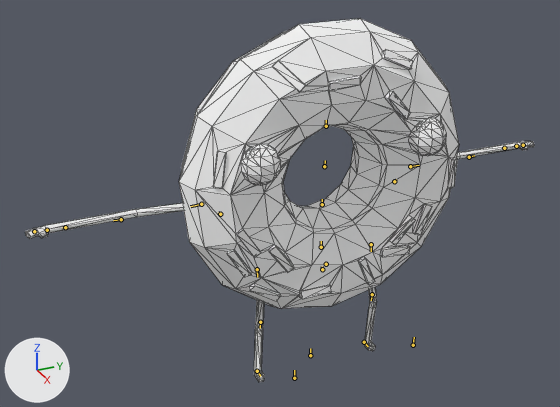
What one commit did to the glTF model public/Donut.glb.
Camera for both pictures: a camera (50 mm lens) standing at (10.01, -5.28, 8.32) and looking at (-0.4, -0.6, 3.12). Lighting does not change. The marker at lower left points along +X, +Y and +Z. The bones that bend it are drawn over the model as lines. Mesh edges are drawn as thin lines.

In view in the first picture: 'Donut'.
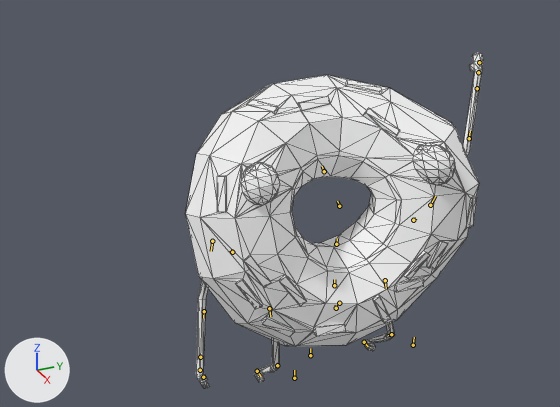
The newer file adds an action. The first version stands in its rest pose; the second is drawn at frame 13 of the action 'DONUT_Defeat_2'.

What the commit changed:
Bone 'Body' (bone_body) moves from (0.0, 0.0, 0.0) to (0.0, -0.065, 0.072).
Bone 'Abdomen' (bone_abdomen) turns from (0, 0, 0) to (3, 0, 0) degrees about its own x, y and z.
Bone 'Torso' (bone_torso) turns from (0, 0, 0) to (-2, -3, 0) degrees about its own x, y and z.
Bone 'Neck' (bone_neck) turns from (0, 0, 0) to (-57, 2, 3) degrees about its own x, y and z.
Bone 'Head' (bone_head) turns from (0, 0, 0) to (11, 1, 1) degrees about its own x, y and z.
Bone 'UpperArm.L' (bone_upperarm_l) turns from (0, 0, 0) to (-79, -160, 16) degrees about its own x, y and z.
Bone 'LowerArm.L' (bone_lowerarm_l) turns from (0, 0, 0) to (4, -4, -24) degrees about its own x, y and z.
Bone 'Shoulder.L.001' (bone_shoulder_l_001) turns from (0, 0, 0) to (-7, 9, -1) degrees about its own x, y and z.
Bone 'UpperArm.R' (bone_upperarm_r) turns from (0, 0, 0) to (12, -12, -80) degrees about its own x, y and z.
Bone 'LowerArm.R' (bone_lowerarm_r) turns from (0, 0, 0) to (6, 1, 0) degrees about its own x, y and z.
Bone 'MiddleHand.R' (bone_middlehand_r) turns from (0, 0, 0) to (-25, 1, 1) degrees about its own x, y and z.
Bone 'UpperLeg.L' (bone_upperleg_l) turns from (0, 0, 0) to (-12, 0, 0) degrees about its own x, y and z.
Bone 'LowerLeg.L' (bone_lowerleg_l) turns from (0, 0, 0) to (53, 0, 0) degrees about its own x, y and z.
Bone 'UpperLeg.R' (bone_upperleg_r) turns from (0, 0, 0) to (-12, 0, 0) degrees about its own x, y and z.
Bone 'LowerLeg.R' (bone_lowerleg_r) turns from (0, 0, 0) to (53, 0, 0) degrees about its own x, y and z.

Boxes (x1, y1, x2, y2) around the edits, measured in the pictures (560 x 407 px):
'Donut', posed (42% narrower, 8% shorter): before (25, 19, 534, 382); after (186, 53, 483, 388)
bone 'Body', root to tip: before (326, 264) to (326, 262); after (339, 303) to (340, 301)
bone 'Abdomen', root to tip: before (321, 247) to (321, 241); after (334, 285) to (334, 279)
bone 'Torso', root to tip: before (322, 204) to (322, 199); after (336, 244) to (337, 238)
bone 'Neck', root to tip: before (324, 166) to (325, 160); after (339, 206) to (337, 201)
bone 'Head', root to tip: before (326, 126) to (326, 120); after (324, 171) to (322, 166)
bone 'UpperArm.L', root to tip: before (410, 166) to (419, 165); after (430, 205) to (435, 196)
bone 'LowerArm.L', root to tip: before (469, 157) to (474, 155); after (469, 138) to (470, 131)
bone 'Shoulder.L.001', root to tip: before (220, 214) to (218, 212); after (232, 252) to (230, 250)
bone 'UpperArm.R', root to tip: before (201, 204) to (190, 206); after (212, 241) to (211, 251)
bone 'LowerArm.R', root to tip: before (121, 219) to (113, 220); after (204, 311) to (203, 318)
bone 'MiddleHand.R', root to tip: before (47, 230) to (45, 230); after (200, 370) to (200, 371)
bone 'UpperLeg.L', root to tip: before (371, 244) to (371, 251); after (385, 280) to (386, 288)
bone 'LowerLeg.L', root to tip: before (372, 294) to (371, 300); after (391, 334) to (388, 335)
bone 'UpperLeg.R', root to tip: before (257, 269) to (257, 277); after (269, 308) to (270, 316)
bone 'LowerLeg.R', root to tip: before (260, 322) to (260, 328); after (277, 365) to (275, 366)
